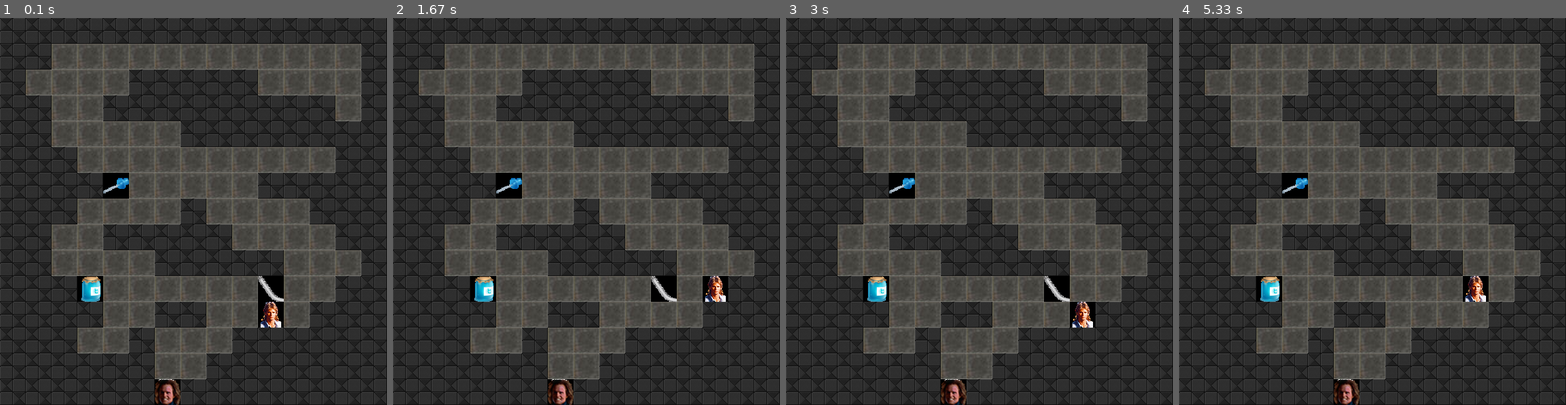
Above: before the commit, frames 1-4 (left to right).
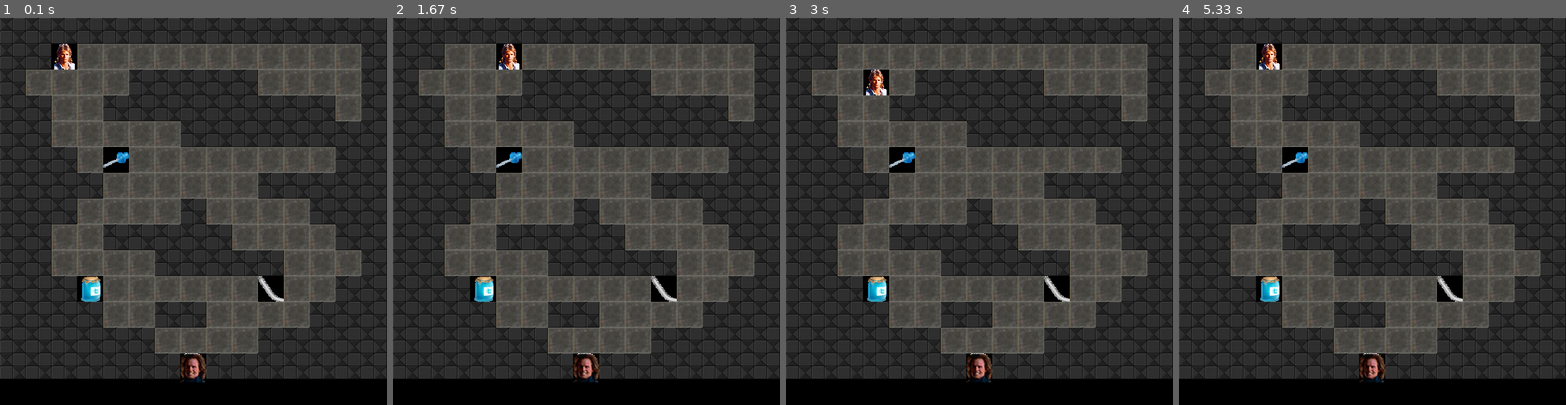
Above: after the commit, the same moments.

Repository: Lyounessi/Macgyver_maze_game
Game: pygame game, started from mazepygame.py
Same seed, same stepped clock (60 frames per second), same inputs: the game is played once before the commit and once after it.
Inputs:
- Up to frame 1 (0.1 s): no input
- Up to frame 2 (1.67 s): hold Right 0.33-0.8 s; hold Up 0.83-1.13 s; hold Right from 1.17 s (still down)
- Up to frame 3 (3 s): release Right at 1.72 s; hold Left 1.75-2.42 s; hold Down from 2.45 s (still down)
- Up to frame 4 (5.33 s): release Down at 3.27 s; hold Left 3.3-4.22 s; hold Up 4.25-5.25 s; hold Right from 5.28 s (still down)

The runs differ from the first frame. In frame 1, 9.4% of the frame differs, in the area x 0-100%, y 6-100%; in frame 2, 9.4%; in frame 3, 9.4%; in frame 4, 9.8%.

Commit message:
Last update on README.txt and the code in both py files

Diff:
--- a/mazeconsole.py
+++ b/mazeconsole.py
@@ -40,11 +40,11 @@
         if char == "M":
             m_line = i
             m_col = j
-
+print("M se situe dans la line:{} et la colone {}".format(m_line,m_col))
 #Launch the game with inputs to move the char "M"
 test = True
 while test:
-    answer = input("Choisissez une lettre pour déplacer le joueur? (N,S,E,W) ou Q pour quitter")
+    answer = input("Choisissez une lettre pour déplacer le joueur? (N= Nord,S= Sud,E= Est,W= West) ou Q pour quitter")
     if answer == "Q":
         test = False
     elif answer == "N":
--- a/mazepygame.py
+++ b/mazepygame.py
@@ -1,5 +1,5 @@
-"""Welcome yo the Macgyver Game, the code bellow
-preent all composant of the game, using OOP"""
+"""Welcome to the Macgyver Game, the code bellow
+present all composants of the game, using OOP"""
 
 
 #Here All necessary imports for the project
--- a/my-map.txt
+++ b/my-map.txt
@@ -10,6 +10,5 @@
 WW--N-WWWWW---W
 WWW----------WW
 WWWW--WW----WWW
-WWW--W---WWWWWW
-WWWWWW--WWWWWWW
-WWWWWWGWWWWWWWW
+WWWWWW----WWWWW
+WWWWWWWGWWWWWWW
Not shown, changed: README.md
